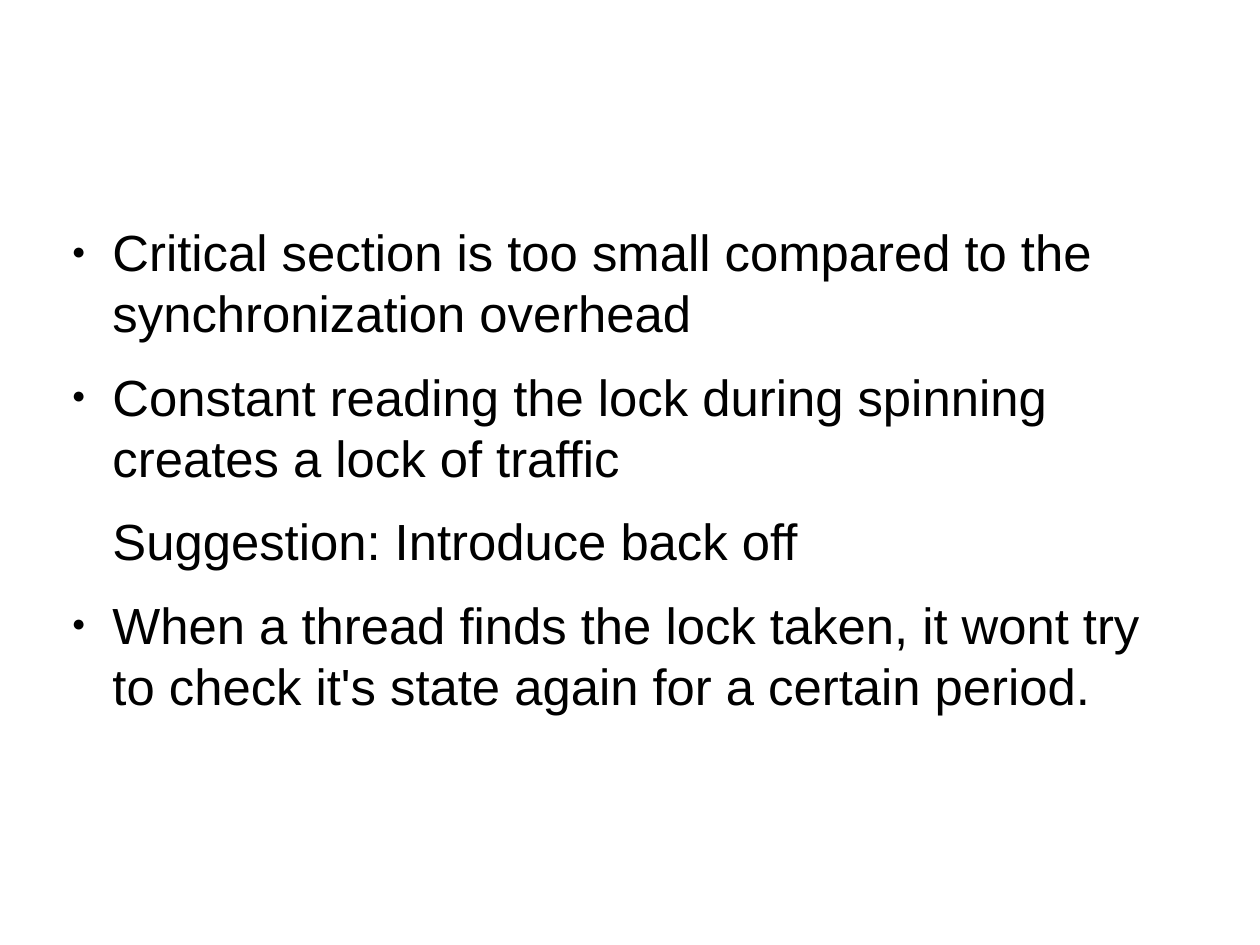
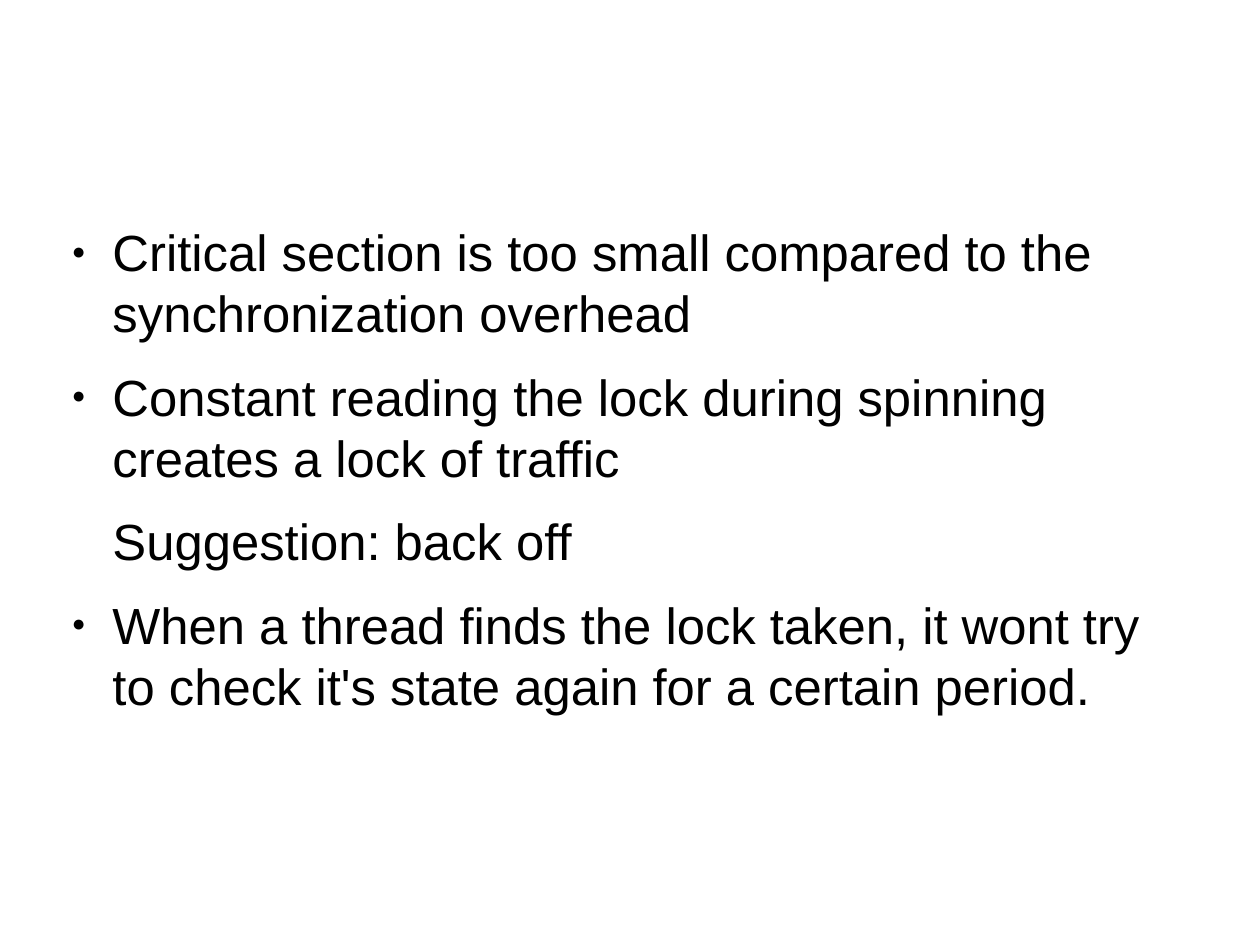
Before and after one commit to mpastyl/my_thesis, a slide deck: slide 22 of presentation.odp (slide 16 before the commit). Drawn at 1260x945 pixels with LibreOffice and Linux fonts; fonts in the diff are those of the drawing. Boxes give left, top, right and bottom in pixels: in the first picture for what was removed or moved away, otherwise in the second. Text is boxed around its words. In the diff, an @@ line names an element or a change of style, - is before the commit and + after.

```diff
--- a/presentation.odp
+++ b/presentation.odp
@@ text at bbox=[112, 523, 572, 571]: text changed @@
-Suggestion: Introduce back off
+Suggestion: back off
```
Also in this commit, not shown: 6 other slides changed, 10 slides added, 3 slides removed.
